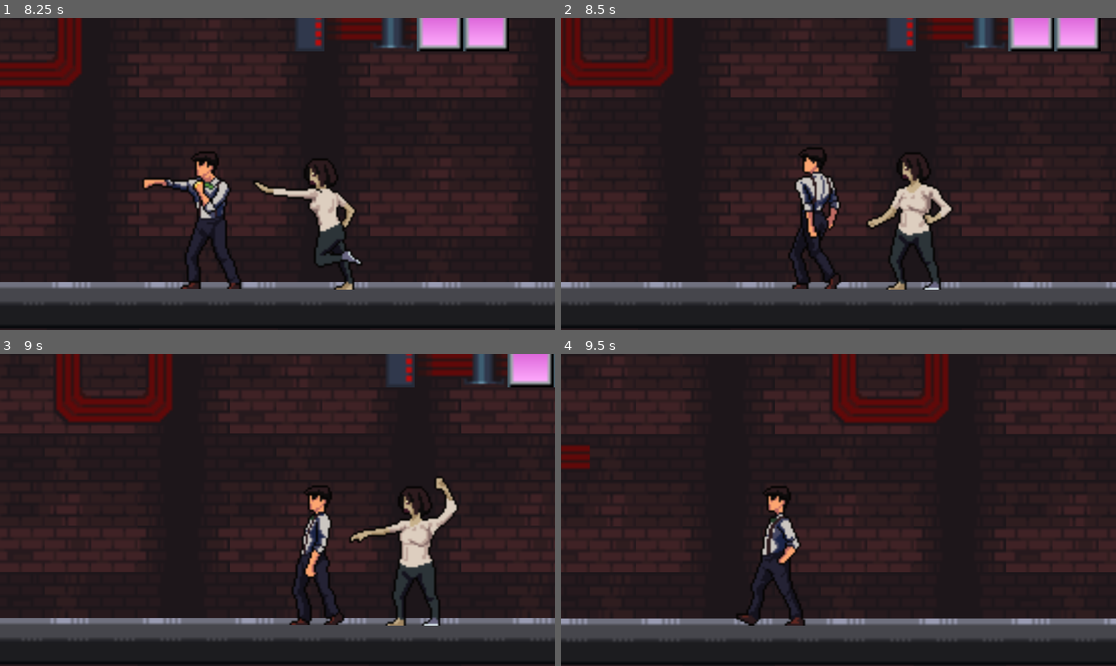
Above: before the commit, frames 1-4 (two rows, left to right).
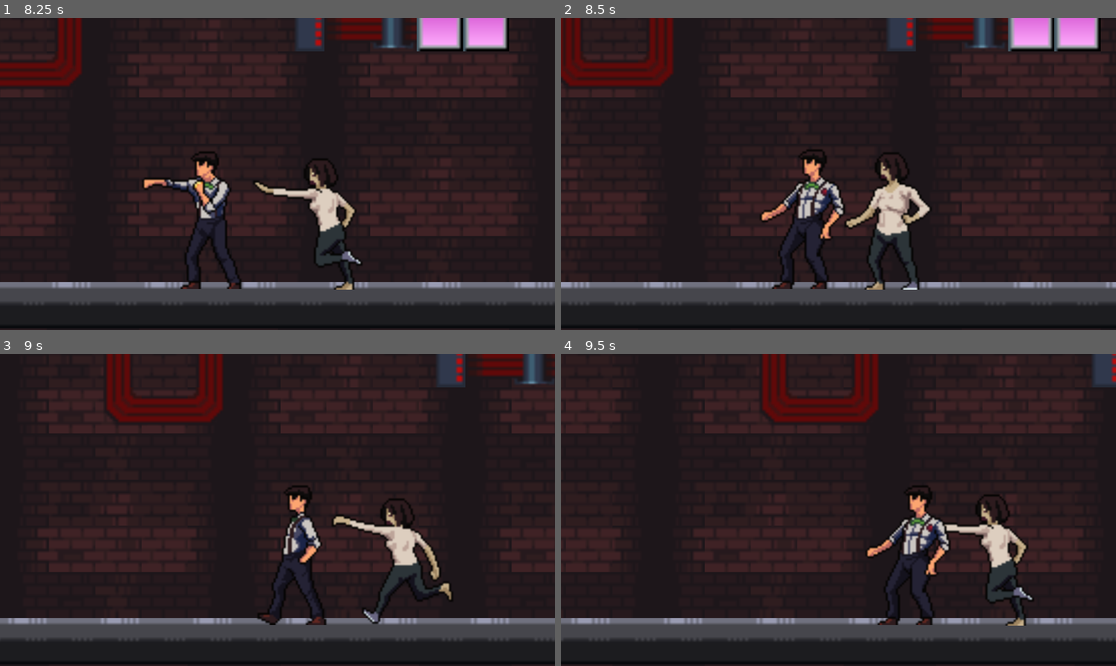
Above: after the commit, the same moments.

Repository: xsfem/2Dsurvivalhorror
Game: Godot game, scene res://main.tscn
Two runs of this game, one before a commit and one after it. Both use one fixed random seed, a clock stepped at 60 frames per second and the inputs below.
Inputs:
- Up to frame 1 (8.25 s): hold D (move_right) 0.53-2.03 s; tap I (heavy_attack) every 2.25 s from 0.6 to 7.35 s; tap K (light_attack) every 2.25 s from 1.35 to 8.1 s; hold Shift (run) 2.03-2.78 s; hold A (move_left) 2.03-4.28 s; hold D (move_right) 4.28-8.03 s; tap Shift (run) at 4.35 s; hold Shift (run) 6.53-7.28 s; hold A (move_left) from 8.03 s (still down)
- Up to frame 2 (8.5 s): keep holding A (move_left)
- Up to frame 3 (9 s): keep holding A (move_left); tap Shift (run) at 8.85 s
- Up to frame 4 (9.5 s): keep holding A (move_left)

Frame 1 is identical in both runs. In frame 2, 5.2% of the frame differs, in the area x 35-71%, y 41-88%; in frame 3, 16%, in the area x 0-100%, y 0-88%; in frame 4, 16%.

Commit message:
Смерть врагов/героя + атака с анимациями

Diff:
--- a/Gpunk.tscn
+++ b/Gpunk.tscn
@@ -480,7 +480,7 @@
 position = Vector2(1.4285715, -64.28571)
 sprite_frames = SubResource("SpriteFrames_4gv1r")
 animation = &"Hurt"
-frame_progress = 0.9933024
+frame_progress = 0.541171
 
 [node name="CollisionShape2D" type="CollisionShape2D" parent="."]
 position = Vector2(1.1920929e-07, -28.57143)
--- a/gpunk.gd
+++ b/gpunk.gd
@@ -136,15 +136,15 @@
 
 	current_health -= damage
 
-	#is_hurt = true
-	#velocity.x = 0  # Останавливаем движение
+	is_hurt = true
+	velocity.x = 0  # Останавливаем движение
 
 	# Проигрываем анимацию урона
 	anim_sprite.play("Hurt")
-	#await anim_sprite.animation_finished
+	await get_tree().create_timer(0.5).timeout
 
 	# Возвращаем управление
-	#is_hurt = false
+	is_hurt = false
 	print("Игрок получил урон: ", damage, " Здоровье: ", current_health)
 
 	if current_health <= 0:
--- a/zombie1.tscn
+++ b/zombie1.tscn
@@ -148,7 +148,7 @@
 }],
 "loop": true,
 "name": &"Attack",
-"speed": 4.0
+"speed": 6.0
 }, {
 "frames": [{
 "duration": 1.0,
@@ -264,7 +264,7 @@
 position = Vector2(2, -64)
 sprite_frames = SubResource("SpriteFrames_fjscq")
 animation = &"Attack"
-frame_progress = 0.22634743
+frame_progress = 0.9642191
 
 [node name="CollisionShape2D" type="CollisionShape2D" parent="."]
 position = Vector2(-3, -28)
@@ -288,7 +288,7 @@
 collision_layer = 0
 
 [node name="CollisionShape2D" type="CollisionShape2D" parent="AttackArea"]
-position = Vector2(-35.714294, -48.571434)
+position = Vector2(-25.714289, -48.571434)
 scale = Vector2(0.99999994, 0.99999994)
 shape = SubResource("RectangleShape2D_4xkcb")
 debug_color = Color(0.85393053, 1.0973811e-05, 0.56958693, 0.41960785)
--- a/zombie_1.gd
+++ b/zombie_1.gd
@@ -5,7 +5,7 @@
 const DETECTION_RANGE = 300.0
 
 # Параметры атаки
-@export var attack_damage = 100
+@export var attack_damage = 25
 
 # Здоровье
 @export var max_health = 100
@@ -167,7 +167,7 @@
 		print("ОШИБКА: player = null")
 
 	# Перезарядка
-	await get_tree().create_timer(0.5).timeout
+	await get_tree().create_timer(1).timeout
 	can_attack = true
 
 func die():
